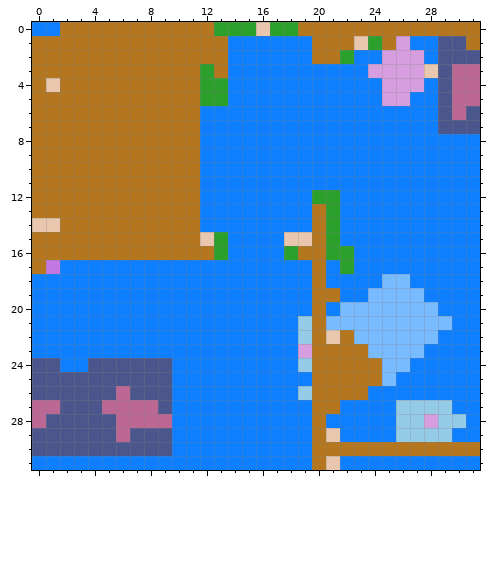
Pixel-art sprite: images/current_scene/semantic_img.png. This is how it looked before the edit.
The file is 32x32 pixels.
The same view after the edit:
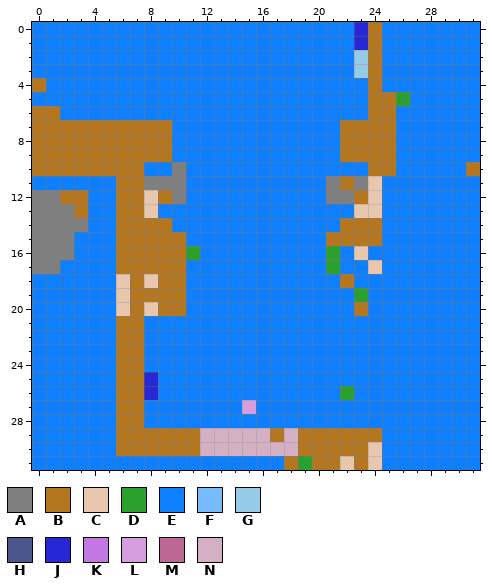
Palette (. is transparent): A #7f7f7f  B #b4771f  C #e8c7ae  D #2ca02c  E #0e7fff  F #78bbff  G #94cbe7  H #4b568c  J #2827d6  K #c277e3  L #d69ede  M #bd6794  N #d5b0c5
Diff:
Changed rows in their new state; - is an unchanged pixel.
first column x 0:
 0 --EEEEEEEEEEEEEEEEEEEEEJ-EEEEEEE
 1 EEEEEEEEEEEEEE------EEEJBEE--EEE
 2 EEEEEEEEEEEEEE------EEEGBEEE-EEE
 3 EEEEEEEEEEEEEE---------GBEEEEEEE
 4 -EEEEEEEEEEEEE----------BEEE-EEE
 5 EEEEEEEEEEEEEE----------BBD--EEE
 6 --EEEEEEEEEE------------BB---EEE
 7 ----------EE----------BBBB---EEE
 8 ----------EE----------BBBB------
 9 ----------EE----------BBBB------
10 --------EEAE------------BB-----B
11 EEEEEE--AAAE---------ABAC-------
12 AA--EE--C-AE--------EAABC-------
13 AAA-EE--CEEE--------EE-CC-------
14 AAAAEE----EE--------EEBBB-------
15 AAAEEE-----EEE----EEEBBBB-------
16 AAAEEE-----DEE----EEE-EC--------
17 AA----BBBBB---------EDE-C-------
18 ------CBCBB---------E-B--EE-----
19 ------CBBBB---------EE-DEEEE----
20 ------CBCBB---------E-EBEEEEE---
21 ------BB-----------EEEEEEEEEEE--
22 ------BB-----------EEEEEEEEEE---
23 ------BB-----------EEEEEEEEE----
24 EE--EEBBEE---------EEEEEEEE-----
25 EEEEEEBBJE----------EEEEEE------
26 EEEEEEBBJE---------EEEDE--------
27 EEEEEEBBEE-----L----EE----EEEE--
28 EEEEEEBBEE----------E-----EEEEE-
29 EEEEEEBBBBBBNNNNNBNB-BBBB-EEEE--
30 EEEEEEBBBBBBNNNNNNNB----CEEEEEEE
31 ------------------BD-BCBC-------
Changed places in both pictures, as pixel boxes (x1, y1, x2, y2):
changed: (32, 22, 480, 470)
